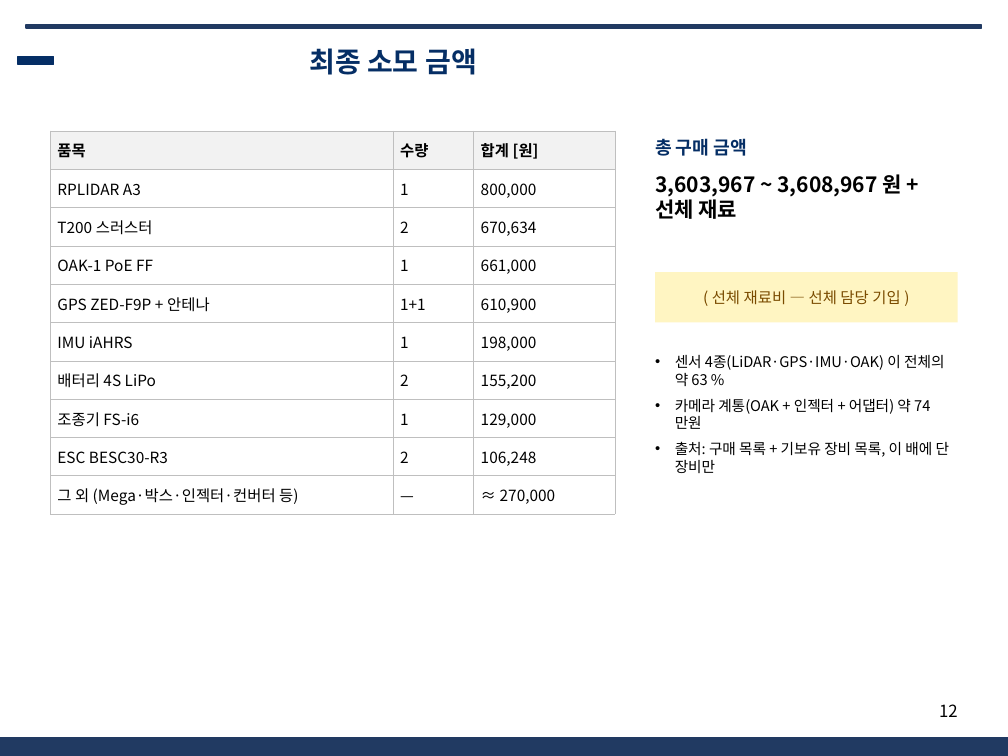
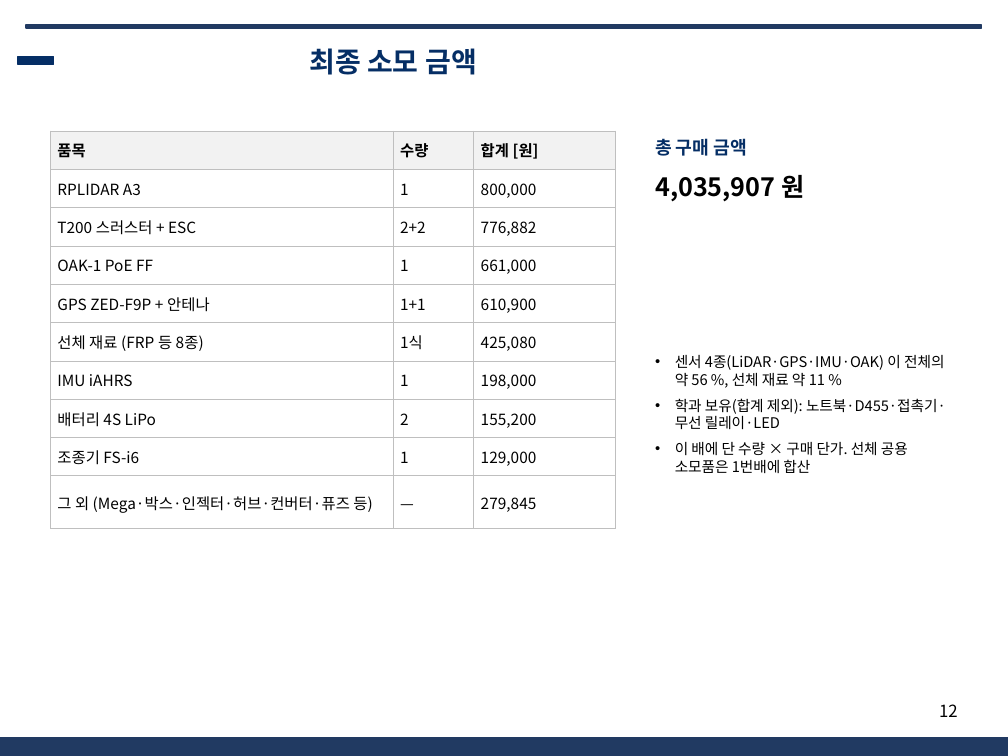
Before and after one commit to unmatsutake377-rgb/ros2_ws, a slide deck: slide 12 of docs/전달용/보고서_분담/발표자료_SSF_A.pptx. Drawn at 1008x756 pixels with LibreOffice and Linux fonts; fonts in the diff are those of the drawing; background and template pictures are left out. Boxes give left, top, right and bottom in pixels: in the first picture for what was removed or moved away, otherwise in the second. Text is boxed around its words. In the diff, an @@ line names an element or a change of style, - is before the commit and + after.

```diff
--- a/docs/전달용/보고서_분담/발표자료_SSF_A.pptx
+++ b/docs/전달용/보고서_분담/발표자료_SSF_A.pptx
@@ table at <box>50,131,615,517</box> @@
-row 3: T200 스러스터 | 2 | 670,634
+row 3: T200 스러스터 + ESC | 2+2 | 776,882
+row 6: 선체 재료 (FRP 등 8종) | 1식 | 425,080
-row 9: ESC BESC30-R3 | 2 | 106,248
-row 10: 그 외 (Mega·박스·인젝터·컨버터 등) | — | ≈ 270,000
+row 10: 그 외 (Mega·박스·인젝터·허브·컨버터·퓨즈 등) | — | 279,845
@@ text at <box>655,175,804,202</box>: text changed; size 15 to 18 pt @@
-3,603,967 ~ 3,608,967 원 + 선체 재료
+4,035,907 원
@@ rectangle removed at <box>655,272,958,323</box> @@
-( 선체 재료비 — 선체 담당 기입 )
@@ text at <box>675,355,946,473</box>: text changed @@
-• 센서 4종(LiDAR·GPS·IMU·OAK) 이 전체의 약 63 %
-• 카메라 계통(OAK + 인젝터 + 어댑터) 약 74 만원
-• 출처: 구매 목록 + 기보유 장비 목록, 이 배에 단 장비만
+• 센서 4종(LiDAR·GPS·IMU·OAK) 이 전체의 약 56 %, 선체 재료 약 11 %
+• 학과 보유(합계 제외): 노트북·D455·접촉기·무선 릴레이·LED
+• 이 배에 단 수량 × 구매 단가. 선체 공용 소모품은 1번배에 합산
```
Also in this commit, not shown: 9 other files.
